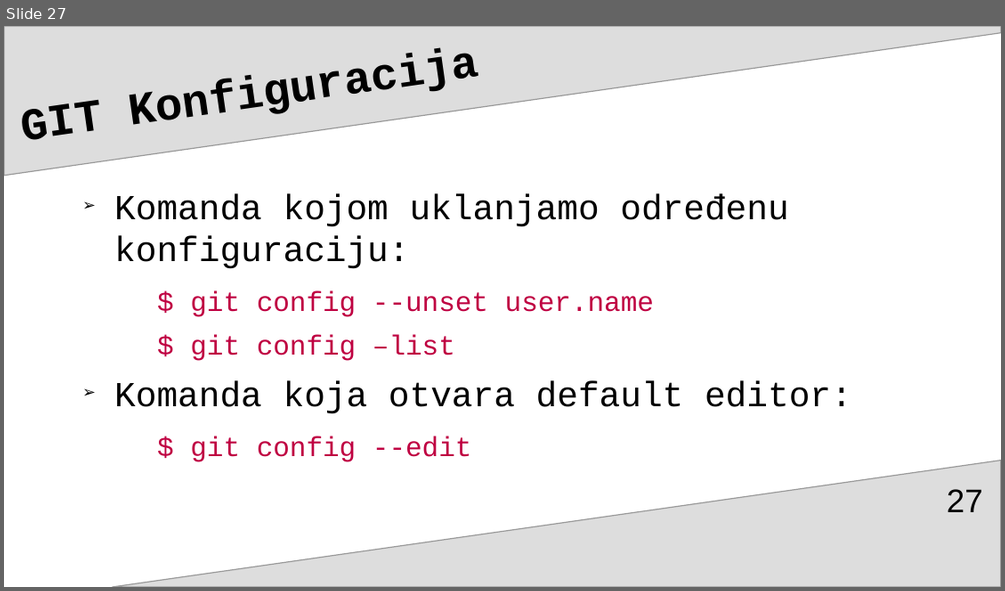
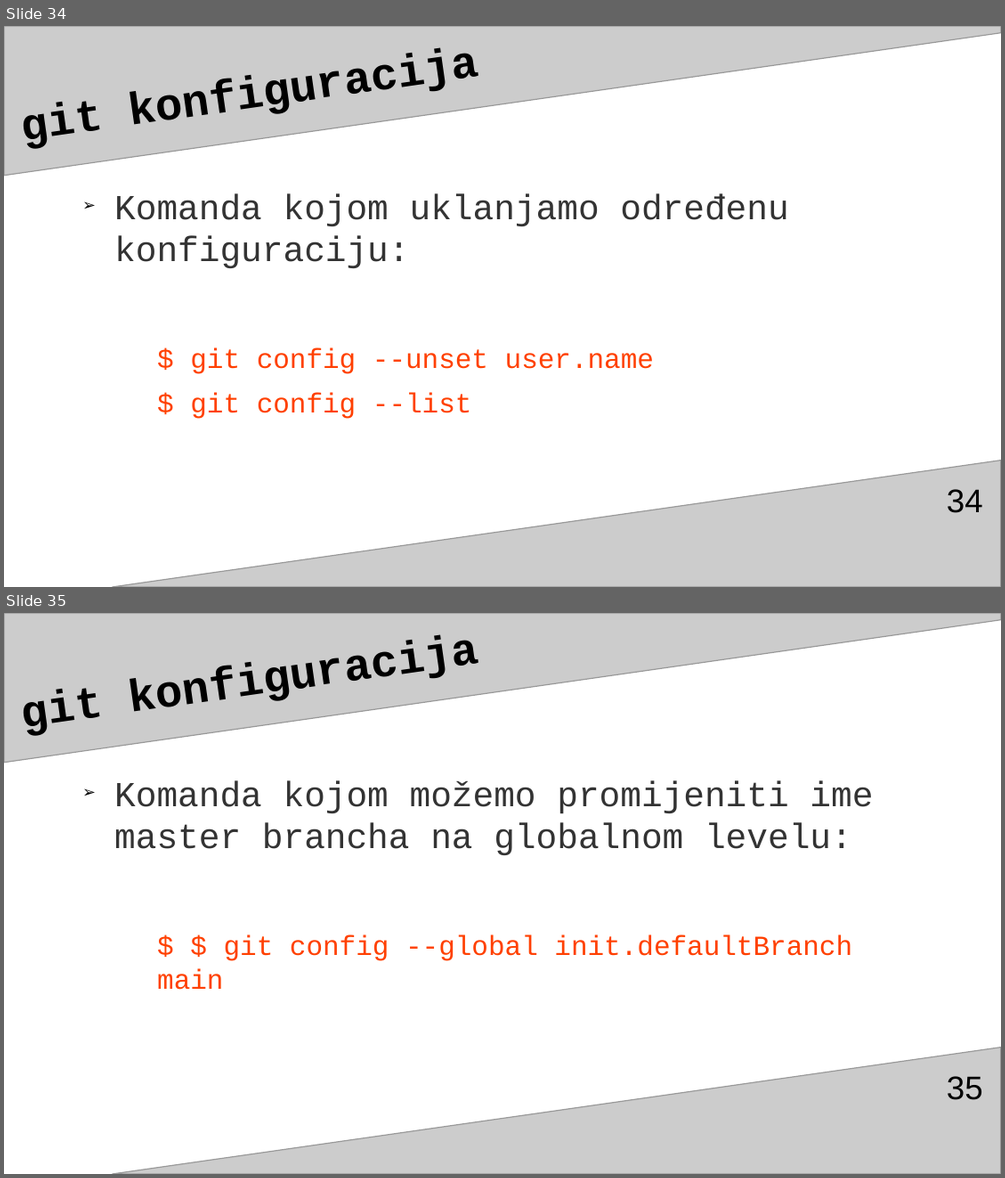
Before and after one commit to adnannukic/prezentacija-za-TSI, a slide deck: gitGitHubAdnanNukićPrez3.odp. Shown one above the other, each under a label of ours: slide 27 before the commit, slides 34 and 35 after it. The pictures are 1005x591 and 1005x1178 pixels, drawn with LibreOffice and Linux fonts; fonts in the diff are those of the drawing. Boxes give left, top, right and bottom in pixels: in the first picture for what was removed or moved away, otherwise in the second. Text is boxed around its words. In the diff, an @@ line names an element or a change of style, - is before the commit and + after.

```diff
--- a/gitGitHubAdnanNukićPrez3.odp
+++ b/gitGitHubAdnanNukićPrez3.odp
@@ slide 35 added at [4,613,1001,1174], background #FFFFFF; not listed: 2 template elements that a slide beside it also shows @@
@@ title added at [15,613,909,755], 36 pt, text #000000, bold @@
+git konfiguracija
@@ text added at [114,780,873,989], 28 pt, text #333333 @@
+➢ Komanda kojom možemo promijeniti ime master brancha na globalnom levelu:
+  $ $ git config --global init.defaultBranch main
@@ page number added at [947,1076,983,1100], 26 pt, text #000000 @@
+35
@@ what was slide 27 is now slide 34 @@
@@ slide 34 changed as well @@
@@ freeform shape at [4,26,1001,176]: fill #DDDDDD to #CCCCCC @@
@@ title at [15,26,909,168]: text changed @@
-GIT Konfiguracija
+git konfiguracija
@@ text at [114,193,788,374]: text colour #000000 to #333333 in "Komanda kojom uklanjamo određenu konfiguraciju:"; text colour #BF0041 to #FF4000 in "$ git config --unset user.name" @@
@@ text at [190,392,472,418]: text changed; text colour #BF0041 to #FF4000 @@
-  $ git config –list
-➢ Komanda koja otvara default editor:
-  $ git config --edit
+  $ git config --list
@@ freeform shape at [113,460,1001,587]: fill #DDDDDD to #CCCCCC @@
@@ page number at [947,489,983,513]: text changed @@
-27
+34
```
Also in this commit, not shown: 110 other slides changed, 8 other slides added, 1 slide removed.
